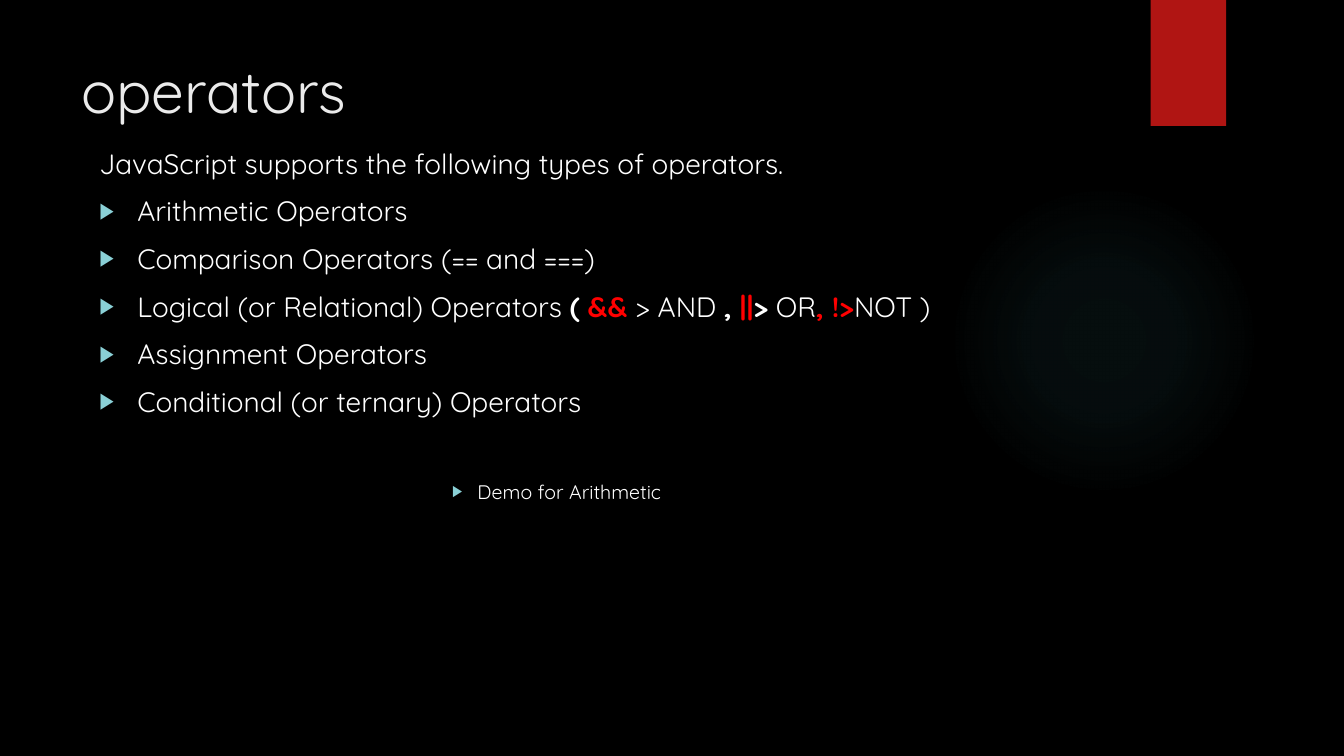
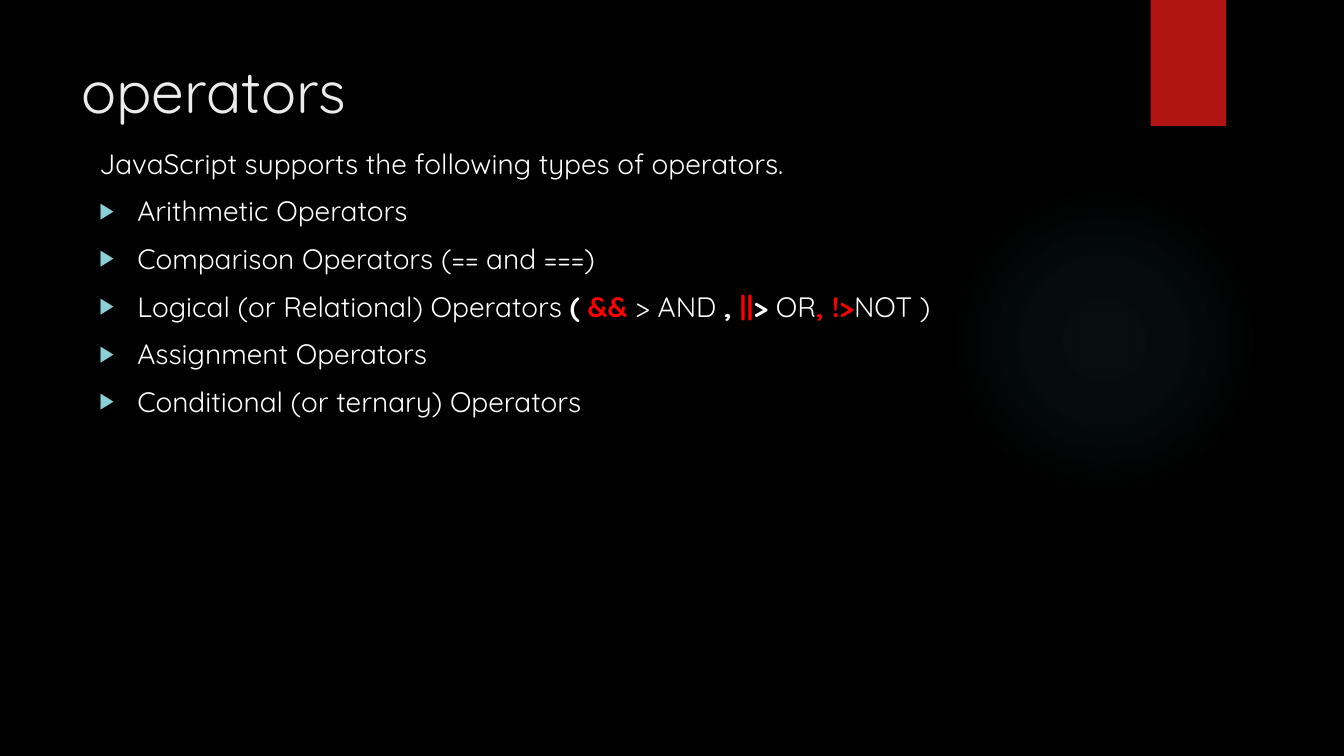
Before and after one commit to git-chinmay/my-JavaScript, a slide deck: slide 8 of JAVASCRPT.pptx. Drawn at 1344x756 pixels with LibreOffice and Linux fonts; fonts in the diff are those of the drawing; background and template pictures are left out. Boxes give left, top, right and bottom in pixels: in the first picture for what was removed or moved away, otherwise in the second. Text is boxed around its words. In the diff, an @@ line names an element or a change of style, - is before the commit and + after.

```diff
--- a/JAVASCRPT.pptx
+++ b/JAVASCRPT.pptx
@@ text at (x1=477, y1=484, x2=661, y2=500): paragraph removed @@
-              ▶ Demo for Arithmetic
```
Also in this commit, not shown: 1 other slide changed, 2 slides added, 1 other file.
